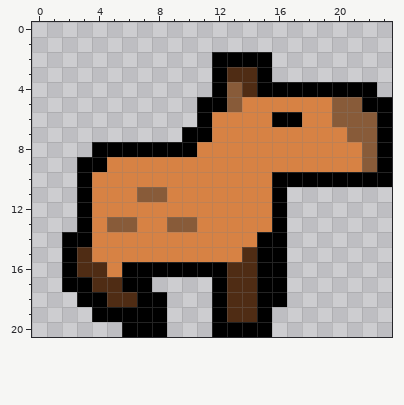
Edited in one commit: pixel-art sprite (CapyGame2/res/capy/right/capy_right_walk_4.png). Above, as it was before the edit.
The file is 24x21 pixels.
New version:
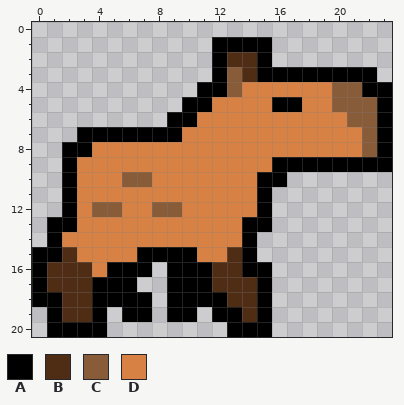
Palette (. is transparent): A #000000  B #4f2c14  C #885b39  D #d78244
Edits made:
y 1: x 12..15 .... -> AAAA
y 2: x 13..14 AA -> BB
y 3: x 13 B -> C; x 16..22 ....... -> AAAAAAA
y 4: x 11 . -> A; x 14..21 BAAAAAAA -> DDDDDDCC; x 23 . -> A
y 5: x 10 . -> A; x 12..13 AC -> DD; x 16..17 DD -> AA; x 22 A -> C
y 6: x 9..11 ..A -> AAD; x 16..17 AA -> DD; x 20 C -> D
y 7: x 3..11 .......AA -> AAAAAAADD; x 21 C -> D
y 8: x 2..10 ..AAAAAAA -> AADDDDDDD
y 9: x 2..4 .AA -> ADD; x 16..22 DDDDDDC -> AAAAAAA
y 10: x 2..3 .A -> AD; x 6..7 DD -> CC; x 15 D -> A; x 17..23 AAAAAAA -> .......
y 11: x 2..3 .A -> AD; x 7..8 CC -> DD; x 15..16 DA -> A.
y 12: x 2..5 .ADD -> ADCC; x 8..9 DD -> CC; x 15..16 DA -> A.
y 13: x 1..3 ..A -> AAD; x 5..6 CC -> DD; x 9..10 CC -> DD; x 14..16 DDA -> AA.
y 14: x 1..3 .AA -> ADD; x 14..16 DAA -> A..
y 15: x 0..3 ..AB -> AABD; x 7..10 DDDD -> AAAA; x 13..16 DBAA -> BA..
y 16: x 0..2 ..A -> ABB; x 4..5 BD -> DA; x 8 A -> .; x 12 A -> B; x 14 B -> A; x 16 A -> .
y 17: x 0..5 ..AABB -> ABBBAA; x 7 A -> .; x 9..12 ...A -> AAAB; x 16 A -> .
y 18: x 0..3 ...A -> AABB; x 5..6 BB -> AA; x 8..11 A... -> .AAA; x 16 A -> .
y 19: x 1..3 ... -> ABB; x 5 A -> .; x 8..10 A.. -> .AA; x 13 B -> A
y 20: x 1..4 .... -> AAAA; x 6..8 AAA -> ...; x 12 A -> .
Pixel boxes of the changes (left, top, right, bottom) in both pictures:
changed: (32, 37, 392, 337)
